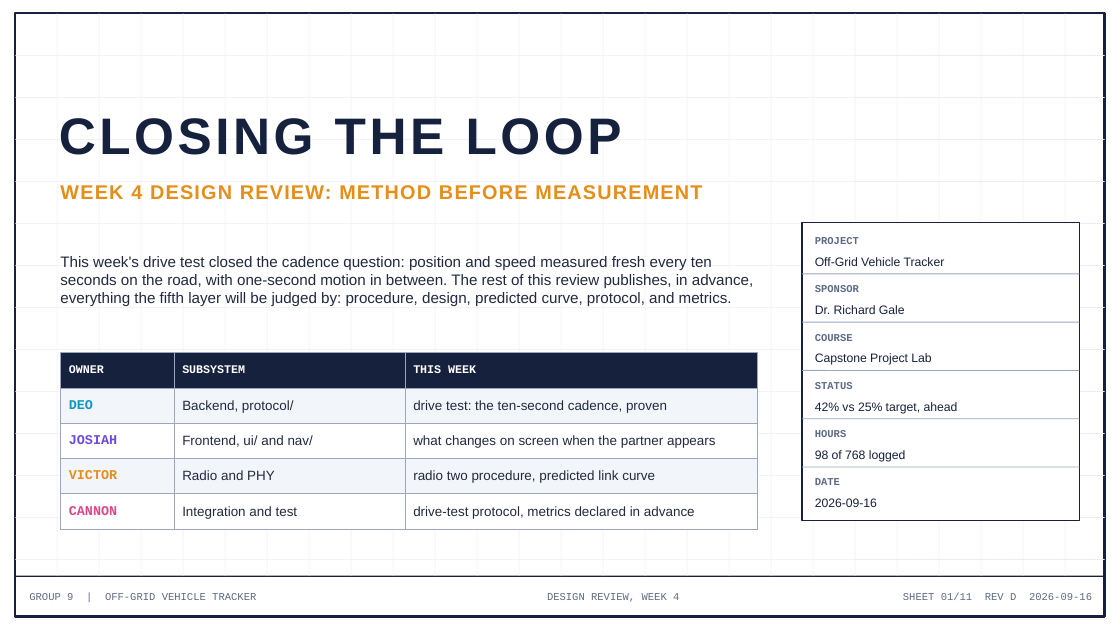
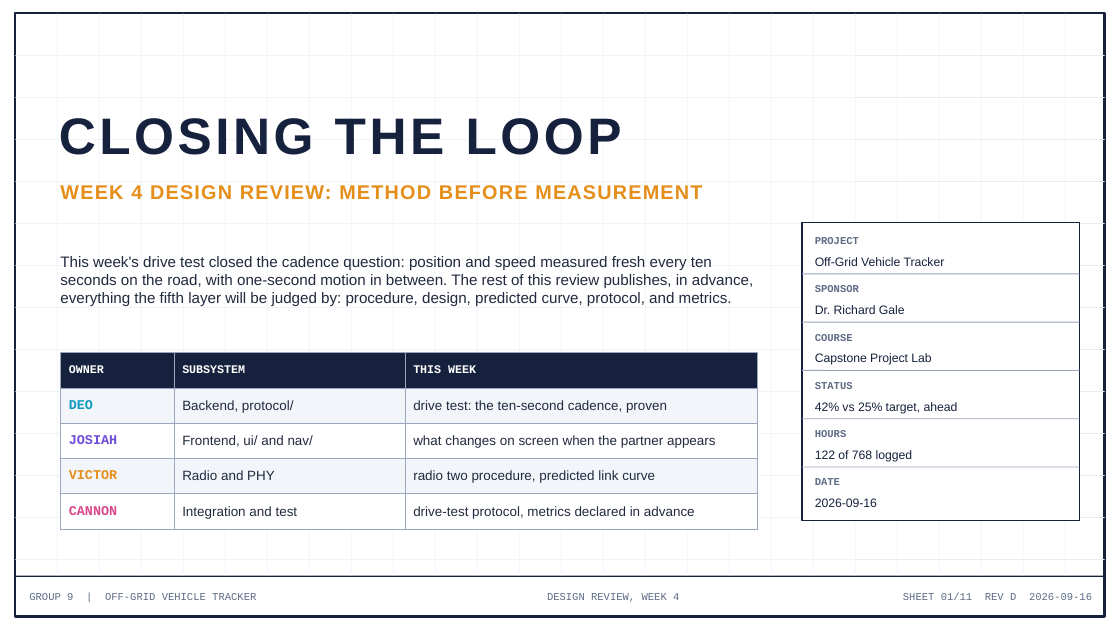
Before and after one commit to deosgracius/offgrid-vehicle-tracker, a slide deck: slide 1 of docs/presentations/Group9_Presentation4_Week4.pptx. Drawn at 1120x630 pixels with LibreOffice and Linux fonts; fonts in the diff are those of the drawing. Boxes give left, top, right and bottom in pixels: in the first picture for what was removed or moved away, otherwise in the second. Text is boxed around its words. In the diff, an @@ line names an element or a change of style, - is before the commit and + after.

```diff
--- a/docs/presentations/Group9_Presentation4_Week4.pptx
+++ b/docs/presentations/Group9_Presentation4_Week4.pptx
@@ text at (x1=815, y1=450, x2=913, y2=462): text changed @@
-98 of 768 logged
+122 of 768 logged
```
Also in this commit, not shown: 1 other file.
